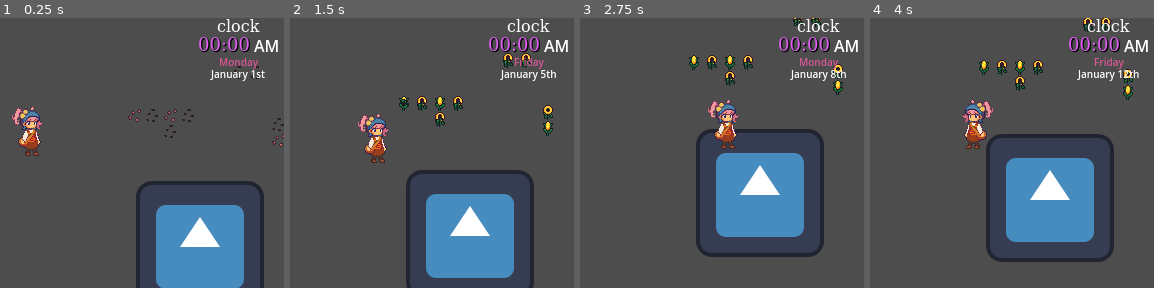
Above: before the commit, frames 1-4 (left to right).
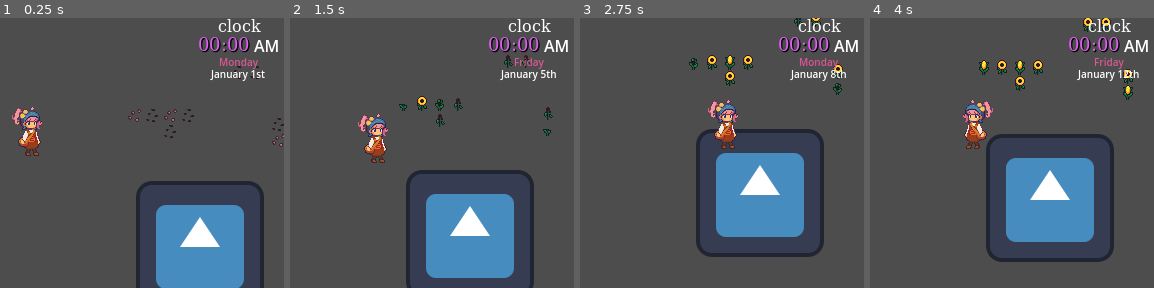
Above: after the commit, the same moments.

Repository: HinaMarina/Risa
Game: Godot game, scene res://Prototype Assets/Testing_Scene_Empty.tscn
Two runs of this game, one before a commit and one after it. Both use one fixed random seed, a clock stepped at 60 frames per second and the inputs below. The project has no main scene, so this scene is started directly. The engine's default icon, where the game draws it, is replaced by a stand-in: a white triangle on a blue panel in a dark square.
Inputs:
- Up to frame 1 (0.25 s): no input
- Up to frame 2 (1.5 s): tap Enter (ui_accept) at 0.5, 0.6, 0.77, 1.07 s; hold Right (ui_right) 0.53-1.28 s; hold Down (ui_down) from 1.28 s (still down); tap X (Harvest) at 1.35 s
- Up to frame 3 (2.75 s): tap Enter (ui_accept) at 1.52, 1.55, 1.82, 2.3 s; release Down (ui_down) at 2.03 s; hold Right (ui_right) from 2.03 s (still down); hold Up (movement_action) from 2.03 s (still down)
- Up to frame 4 (4 s): release Right (ui_right) at 2.78 s; release Up (movement_action) at 2.78 s; hold ` (Speed_up_Time) 2.78-3.53 s; tap Enter (ui_accept) at 2.85, 3.02, 3.32, 3.77, 3.8 s; hold Left (ui_left) from 3.53 s (still down); tap X (Harvest) at 3.6 s

The runs differ from the first frame. In frame 1, 0.6% of the frame differs, in the area x 73-92%, y 0-13%; in frame 2, 1.3%, in the area x 38-93%, y 0-43%; in frame 3, 1.0%; in frame 4, 0.8%.

Commit message:
Fixes to the global_time_manager and the Plant Class
The global time manager day update signal was being emited twice
The plant class was spawning twice if the regrow number was set 0

Diff:
--- a/Entities/Crops/plant_class.gd
+++ b/Entities/Crops/plant_class.gd
@@ -29,7 +29,7 @@
 		pacing = float(age_to_grow - age)/2
 	else:
 		pacing = age_to_grow - age
-		regrowth_number = 1
+		regrowth_number = 0
 
 func calculate_next_step():
 	next_step = age + pacing
--- a/Entities/Player/Player.tscn
+++ b/Entities/Player/Player.tscn
@@ -451,6 +451,9 @@
 [sub_resource type="RectangleShape2D" id="RectangleShape2D_tqo13"]
 
 [sub_resource type="FontFile" id="FontFile_83dt8"]
+subpixel_positioning = 0
+msdf_pixel_range = 14
+msdf_size = 128
 cache/0/16/0/ascent = 0.0
 cache/0/16/0/descent = 0.0
 cache/0/16/0/underline_position = 0.0
@@ -473,6 +476,9 @@
 cache/0/20/0/scale = 1.0
 
 [sub_resource type="FontFile" id="FontFile_sjbvo"]
+subpixel_positioning = 0
+msdf_pixel_range = 14
+msdf_size = 128
 cache/0/16/0/ascent = 0.0
 cache/0/16/0/descent = 0.0
 cache/0/16/0/underline_position = 0.0
--- a/Global Systems/Calendar_Manager.gd
+++ b/Global Systems/Calendar_Manager.gd
@@ -10,11 +10,10 @@
 
 	if Input.is_action_just_released("ui_accept"):
 		update_day()
-		day_updated.emit()
 	if Input.is_action_pressed("Speed_up_Time"):
-		GlobalTimeManager.time_to_a_minute = 0.04
+		GlobalTimeManager.time_to_a_minute = 0.03
 	if Input.is_action_just_released("Speed_up_Time"):
-		GlobalTimeManager.time_to_a_minute = 4
+		GlobalTimeManager.time_to_a_minute = 3
 
 func update_day():
 	if current_day+1 <= month_size:
--- a/Global Systems/Global_Time_Manager.gd
+++ b/Global Systems/Global_Time_Manager.gd
@@ -6,7 +6,7 @@
 signal time_updated
 var real_time_in_seconds : float
 var start_time:int
-var time_to_a_minute:float = 4
+var time_to_a_minute:float = 3
 
 var game_minutes:int
 
